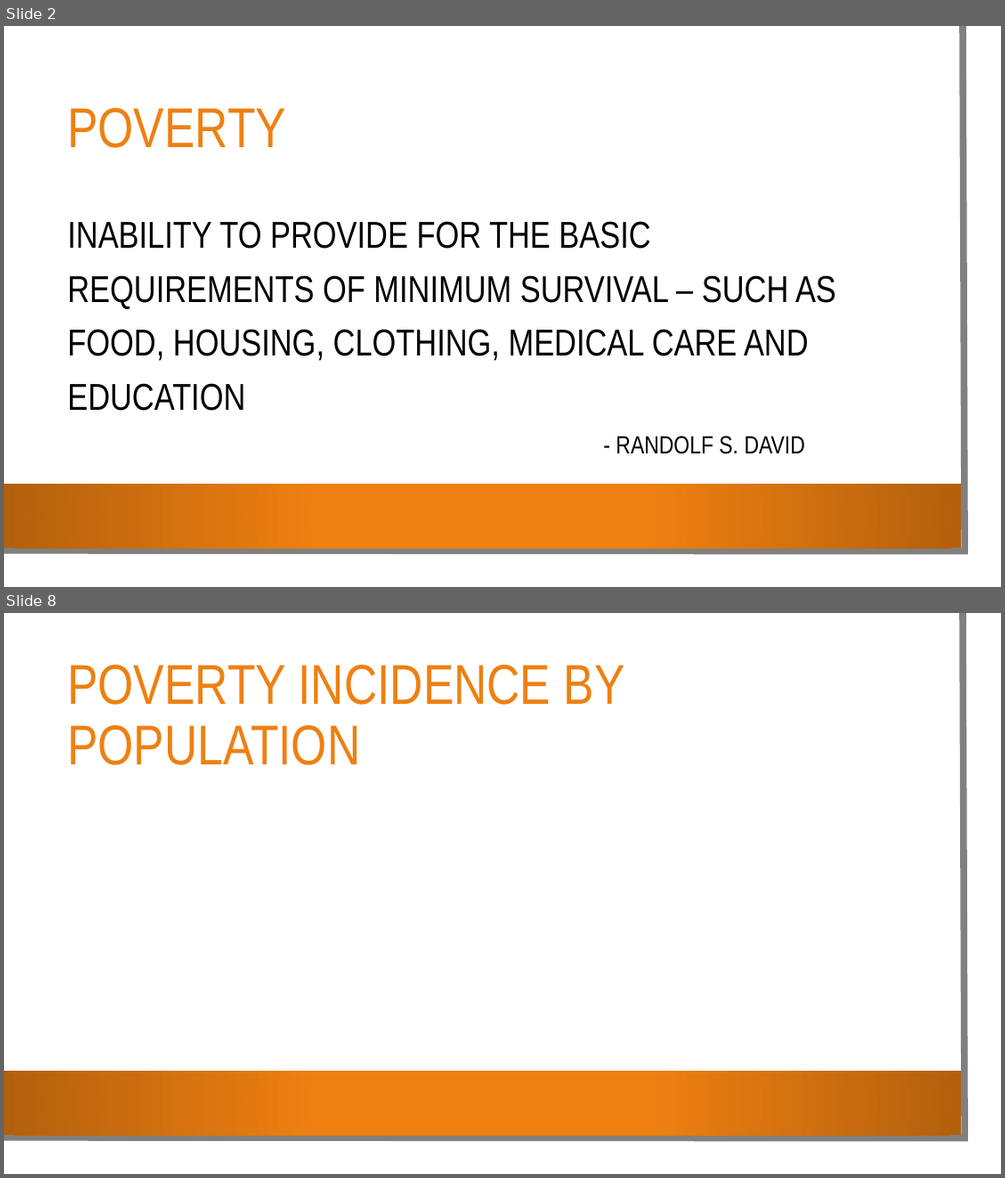
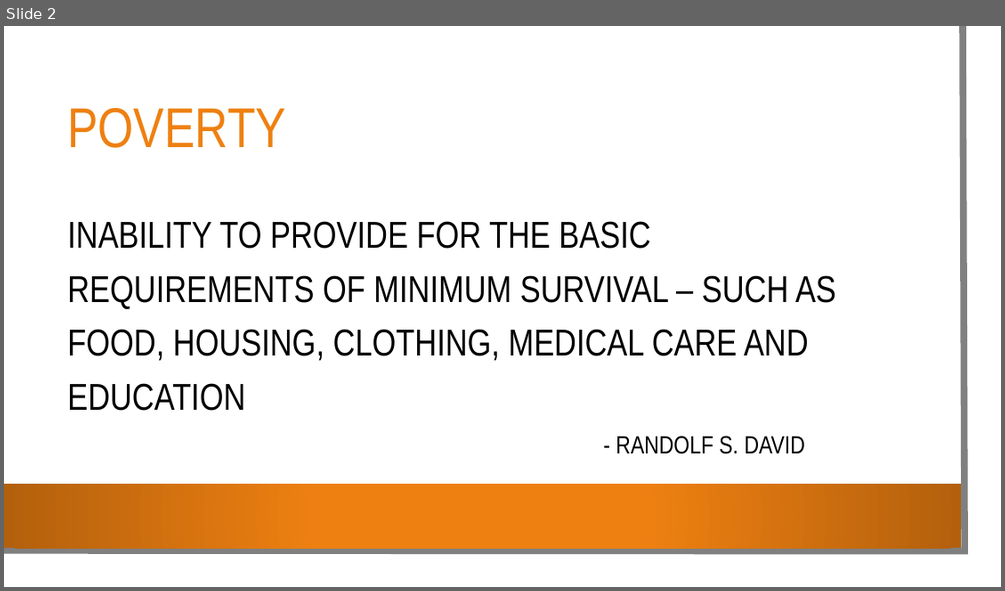
Before and after one commit to jcheramia7/IBMDESC-Poverty, a slide deck: Documentation/Poverty.pptx. Shown one above the other, each under a label of ours: slides 2 and 8 before the commit, slide 2 after it; the slides between them are not shown. The pictures are 1005x1178 and 1005x591 pixels, drawn with LibreOffice and Linux fonts; fonts in the diff are those of the drawing; background and template pictures are left out. Boxes give left, top, right and bottom in pixels: in the first picture for what was removed or moved away, otherwise in the second. Text is boxed around its words. In the diff, an @@ line names an element or a change of style, - is before the commit and + after.

Commit message:
updated Final Documents.docx and Poverty.pptx

```diff
--- a/Documentation/Poverty.pptx
+++ b/Documentation/Poverty.pptx
@@ slide 8 removed at bbox=[4, 613, 1001, 1174], background picture (left out); not listed: 3 template elements that a slide beside it also shows @@
@@ title removed at bbox=[67, 665, 625, 765] @@
-POVERTY INCIDENCE BY POPULATION
```
Also in this commit, not shown: 12 slides added, 8 other slides removed, 1 other file.
